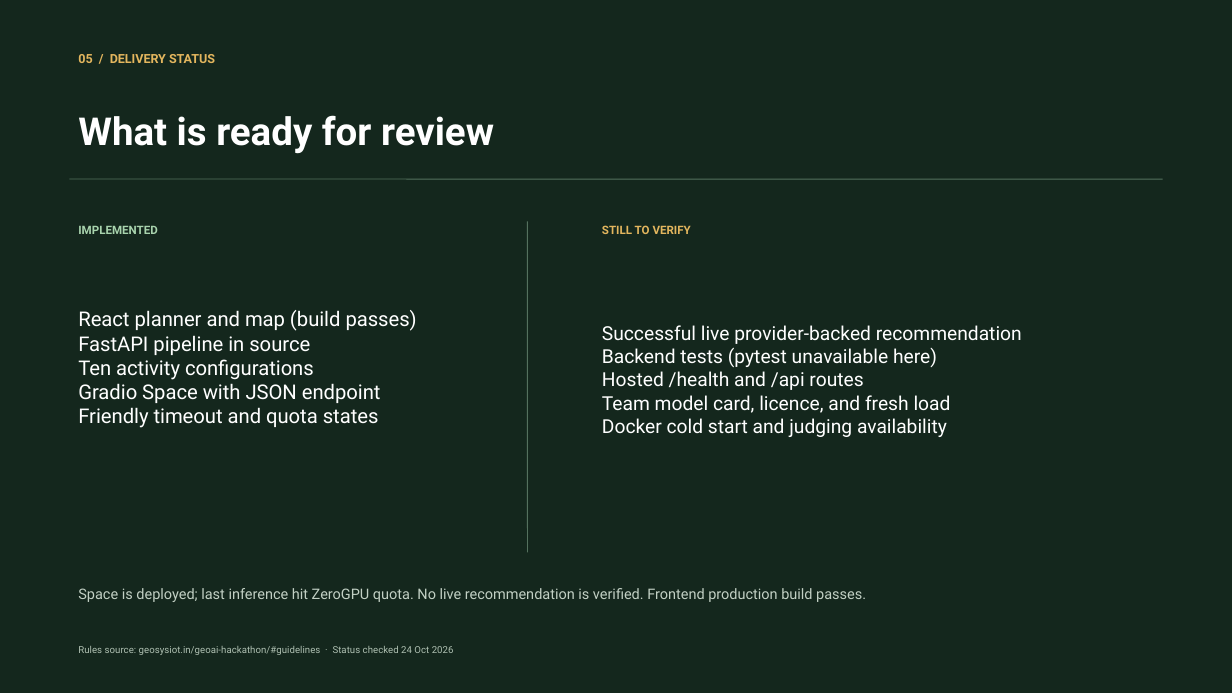
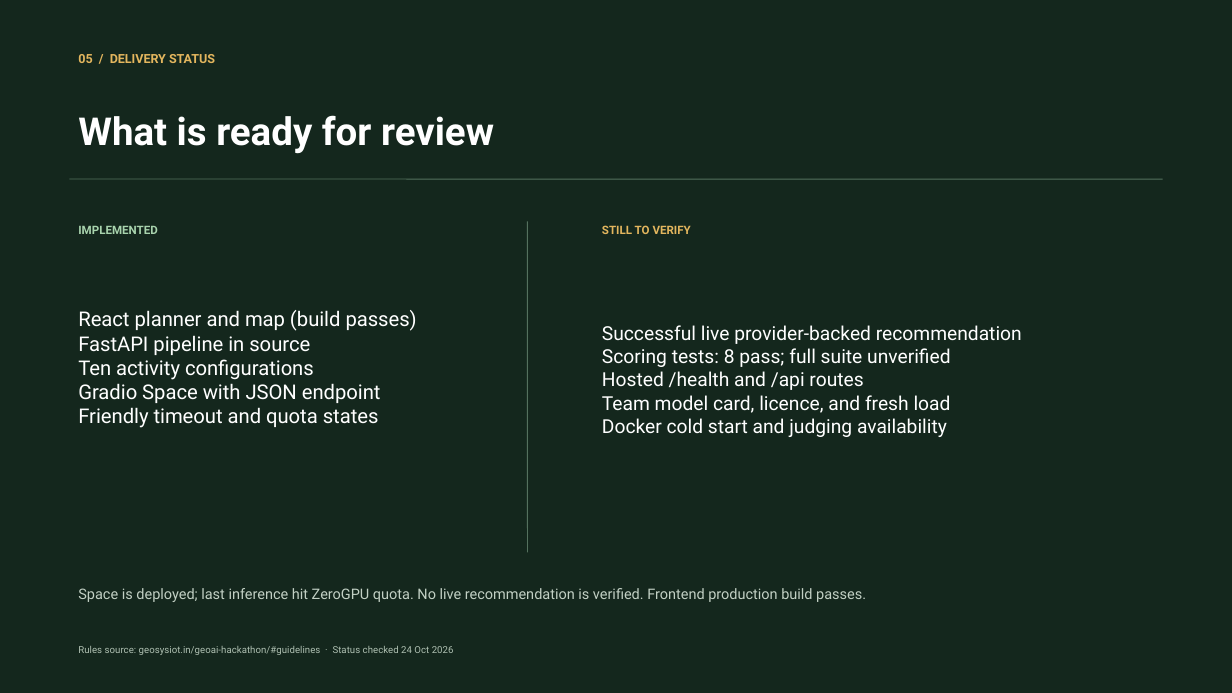
Before and after one commit to Jiteshhh08/GoWise---Ai-Outdoor-Planner, a slide deck: slide 5 of submission/GoWise-GeoAI-Hackathon-2026-Submission.pptx. Drawn at 1232x693 pixels with LibreOffice and Linux fonts; fonts in the diff are those of the drawing. Boxes give left, top, right and bottom in pixels: in the first picture for what was removed or moved away, otherwise in the second. Text is boxed around its words. In the diff, an @@ line names an element or a change of style, - is before the commit and + after.

Commit message:
docs: record verified build and scoring checks

```diff
--- a/submission/GoWise-GeoAI-Hackathon-2026-Submission.pptx
+++ b/submission/GoWise-GeoAI-Hackathon-2026-Submission.pptx
@@ text at (x1=602, y1=348, x2=950, y2=367): text changed @@
-Backend tests (pytest unavailable here)
+Scoring tests: 8 pass; full suite unverified
```
Also in this commit, not shown: 2 other files.
